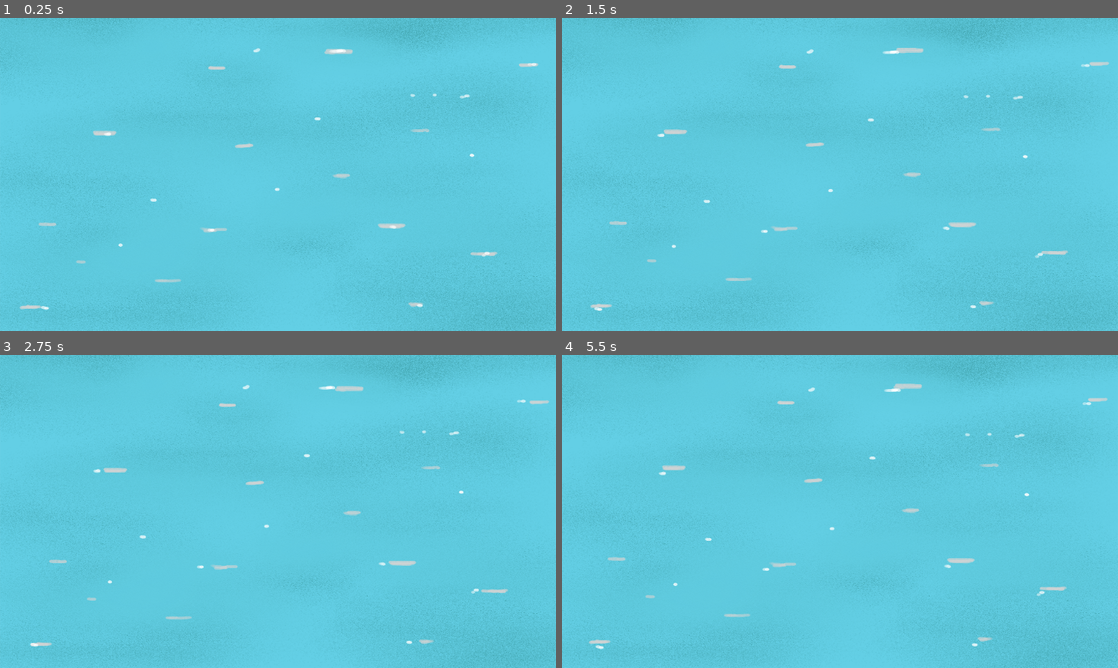
Above: before the commit, frames 1-4 (two rows, left to right).
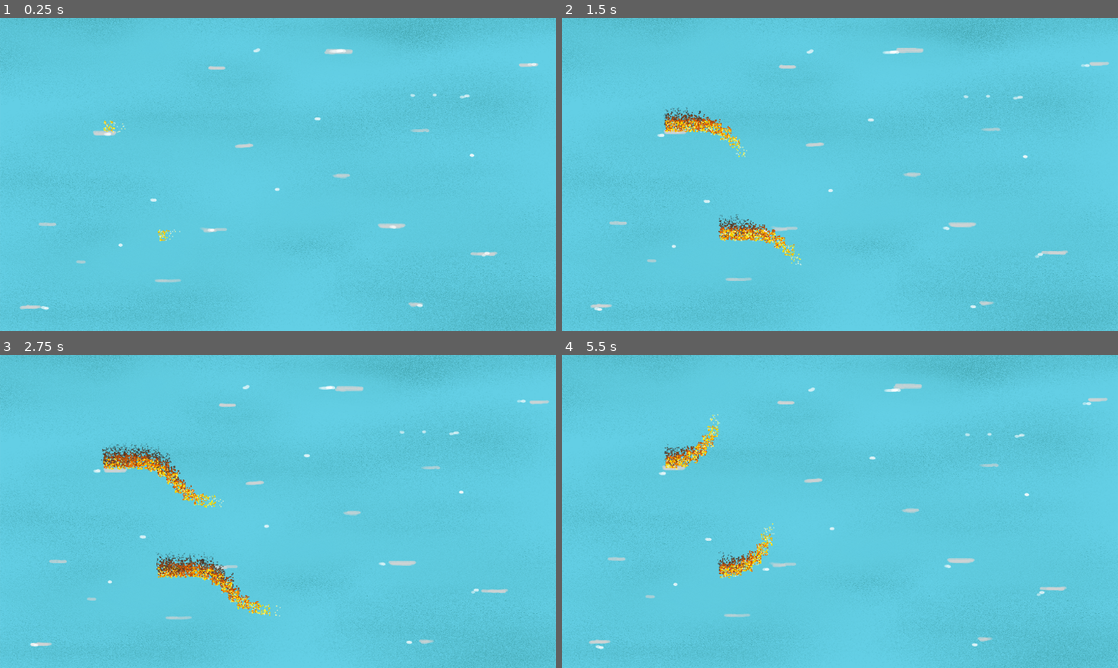
Above: after the commit, the same moments.

Repository: DoubleTroubleGames/hooksharks
Game: Godot game, scene res://main.tscn
Two runs of this game, one before a commit and one after it. Both use one fixed random seed, a clock stepped at 60 frames per second and the inputs below.
Inputs:
- Up to frame 1 (0.25 s): no input
- Up to frame 2 (1.5 s): hold Right (ui_right) 0.53-1.28 s; hold Left (ui_left) from 1.28 s (still down)
- Up to frame 3 (2.75 s): release Left (ui_left) at 2.03 s; hold Right (ui_right) from 2.03 s (still down)
- Up to frame 4 (5.5 s): tap Enter at 2.75 s; tap Space at 3.5 s; release Right (ui_right) at 3.53 s; hold Left (ui_left) from 3.53 s (still down)

The runs differ from the first frame. In frame 1, 0.1% of the frame differs, in the area x 18-33%, y 32-72%; in frame 2, 1.3%; in frame 3, 2.1%, in the area x 18-51%, y 28-84%; in frame 4, 1.0%.

Commit message:
Sound effects and fire particles on trail

Diff:
--- a/project/player/player.gd
+++ b/project/player/player.gd
@@ -80,6 +80,7 @@
 		_queue_free()
 
 func _queue_free():
+	$Scream.play()
 	round_manager.remove_player(self)
 	if hook != null:
 		hook.rope.queue_free()
--- a/project/player/player.tscn
+++ b/project/player/player.tscn
@@ -1,13 +1,14 @@
-[gd_scene load_steps=3 format=2]
+[gd_scene load_steps=4 format=2]
 
 [ext_resource path="res://player/player.gd" type="Script" id=1]
+[ext_resource path="res://player/screams/01.wav" type="AudioStream" id=2]
 
 [sub_resource type="CircleShape2D" id=1]
 
 custom_solver_bias = 0.0
 radius = 20.0
 
-[node name="Player" type="Node2D" index="0" groups=[
+[node name="Player" type="Node2D" groups=[
 "player",
 ]]
 
@@ -49,6 +50,17 @@
 invert_border = 100.0
 _sections_unfolded = [ "Transform" ]
 
+[node name="Scream" type="AudioStreamPlayer2D" parent="." index="3"]
+
+stream = ExtResource( 2 )
+volume_db = 0.0
+pitch_scale = 1.0
+autoplay = false
+max_distance = 2000.0
+attenuation = 1.0
+bus = "Master"
+area_mask = 1
+
 [connection signal="area_entered" from="Area2D" to="." method="_on_Area2D_area_entered"]
 
 [connection signal="area_exited" from="Area2D" to="." method="_on_Area2D_area_exited"]
--- a/project/player/trail.tscn
+++ b/project/player/trail.tscn
@@ -7,7 +7,72 @@
 custom_solver_bias = 0.0
 radius = 10.0
 
-[node name="Trail" type="Node2D" groups=[
+[sub_resource type="Gradient" id=3]
+
+offsets = PoolRealArray( 0, 0.0591716, 0.260355, 0.591716, 0.905325, 1 )
+colors = PoolColorArray( 1, 1, 1, 0.501961, 1, 0.941176, 0, 1, 0.910156, 0.36264, 0, 1, 0.386719, 0.259496, 0.175232, 1, 0, 0, 0, 0, 0, 0, 0, 0 )
+
+[sub_resource type="GradientTexture" id=4]
+
+flags = 4
+gradient = SubResource( 3 )
+width = 2048
+
+[sub_resource type="Curve" id=5]
+
+min_value = 0.0
+max_value = 1.0
+bake_resolution = 100
+_data = [ Vector2( 0, 1 ), 0.0, 0.685452, 0, 0, Vector2( 0.996436, 1 ), -0.601159, 0.0, 0, 0 ]
+
+[sub_resource type="CurveTexture" id=6]
+
+flags = 4
+width = 2048
+curve = SubResource( 5 )
+
+[sub_resource type="ParticlesMaterial" id=2]
+
+render_priority = 0
+trail_divisor = 1
+emission_shape = 2
+emission_box_extents = Vector3( 10, 10, 1 )
+flag_align_y = false
+flag_rotate_y = false
+flag_disable_z = true
+spread = 90.0
+flatness = 0.0
+gravity = Vector3( 0, -30, 0 )
+initial_velocity = 0.0
+initial_velocity_random = 0.0
+angular_velocity = 0.0
+angular_velocity_random = 0.0
+orbit_velocity = 0.0
+orbit_velocity_random = 0.0
+linear_accel = 0.0
+linear_accel_random = 0.0
+radial_accel = 10.0
+radial_accel_random = 1.0
+tangential_accel = 0.0
+tangential_accel_random = 0.0
+damping = 5.0
+damping_random = 1.0
+angle = 0.0
+angle_random = 0.0
+scale = 2.0
+scale_random = 0.0
+scale_curve = SubResource( 6 )
+color_ramp = SubResource( 4 )
+hue_variation = 0.0
+hue_variation_random = 0.0
+anim_speed = 0.0
+anim_speed_random = 0.0
+anim_offset = 0.0
+anim_offset_random = 0.0
+anim_loop = false
+_sections_unfolded = [ "Angular Velocity", "Color", "Damping", "Emission Shape", "Flags", "Gravity", "Initial Velocity", "Scale", "Spread", "Trail" ]
+
+[node name="Trail" type="Node2D" index="0" groups=[
 "trail",
 ]]
 
@@ -28,3 +93,25 @@
 [node name="CollisionShape2D" type="CollisionShape2D" parent="Area2D" index="0"]
 
 shape = SubResource( 1 )
+
+[node name="Fire" type="Particles2D" parent="." index="2"]
+
+emitting = true
+amount = 300
+lifetime = 1.5
+one_shot = false
+preprocess = 0.0
+speed_scale = 1.0
+explosiveness = 0.0
+randomness = 0.0
+fixed_fps = 0
+fract_delta = true
+visibility_rect = Rect2( -100, -100, 200, 200 )
+local_coords = true
+draw_order = 0
+process_material = SubResource( 2 )
+texture = null
+normal_map = null
+h_frames = 1
+v_frames = 1
+_sections_unfolded = [ "Drawing", "Process Material", "Time" ]
Not shown, added: project/player/screams/01.wav.import
Not shown: 1 places in project/player/trail.tscn that only renumber resources
Not shown, added: project/player/screams/01.wav
